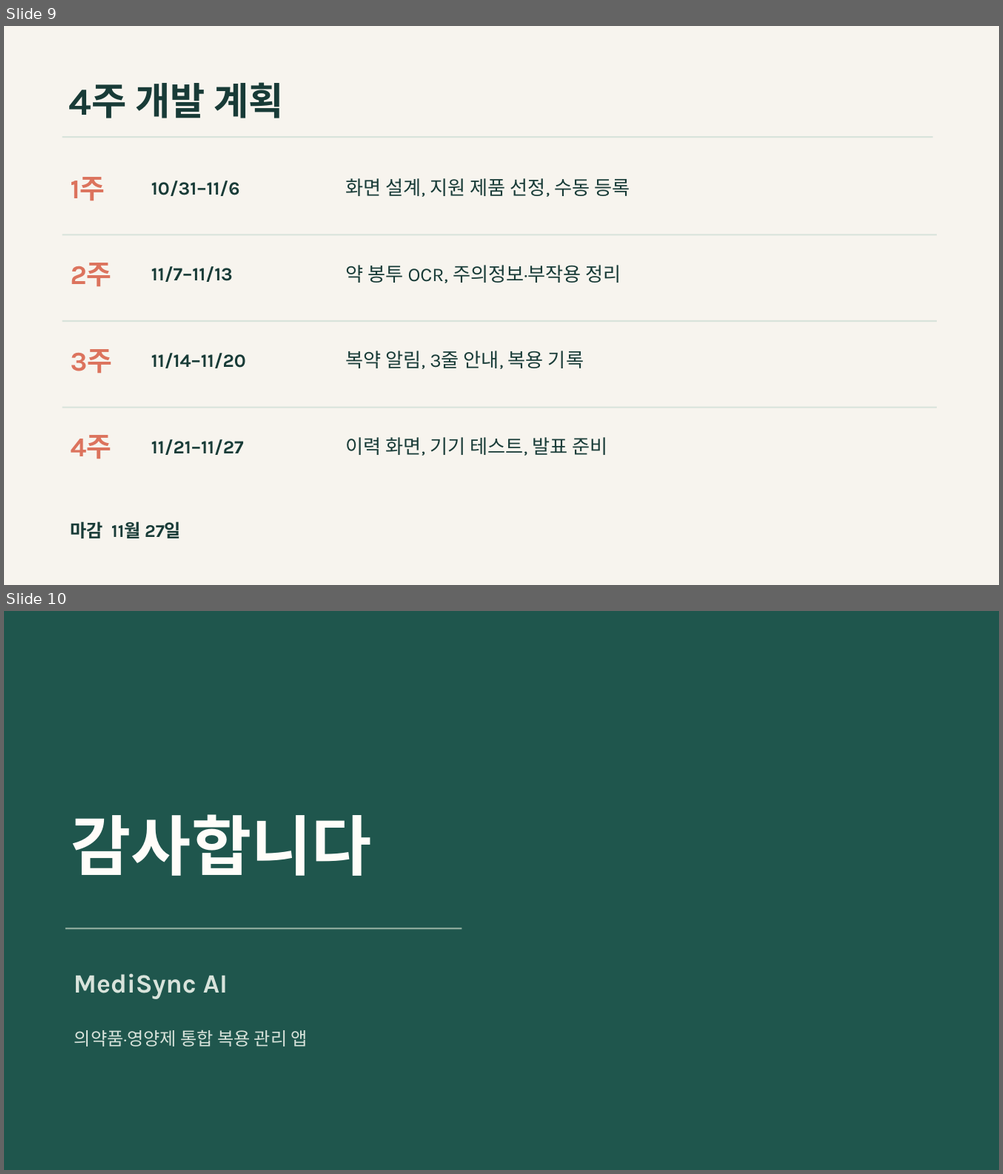
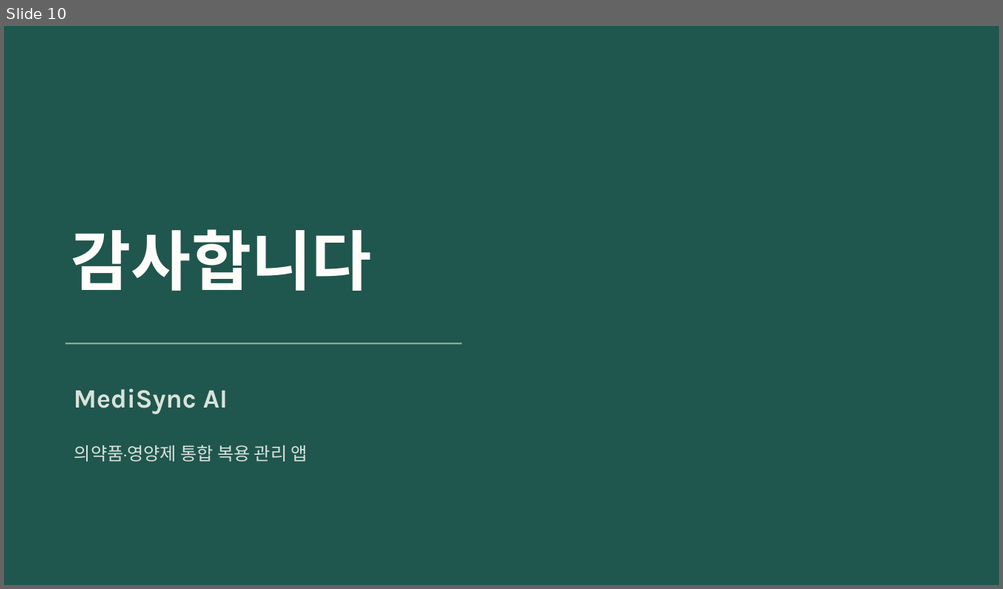
Before and after one commit to chanwoo03/TOC, a slide deck: docs/downloads/MediSync-AI.pptx. Shown one above the other, each under a label of ours: slides 9 and 10 before the commit, slide 10 after it. The pictures are 1003x1174 and 1003x589 pixels, drawn with LibreOffice and Linux fonts; fonts in the diff are those of the drawing. Boxes give left, top, right and bottom in pixels: in the first picture for what was removed or moved away, otherwise in the second. Text is boxed around its words. In the diff, an @@ line names an element or a change of style, - is before the commit and + after.

```diff
--- a/docs/downloads/MediSync-AI.pptx
+++ b/docs/downloads/MediSync-AI.pptx
@@ slide 9 removed at (x1=4, y1=26, x2=999, y2=585), background #F7F4EE @@
@@ text removed at (x1=69, y1=82, x2=284, y2=118) @@
-4주 개발 계획
@@ rectangle removed at (x1=62, y1=136, x2=933, y2=138) @@
@@ text removed at (x1=71, y1=177, x2=105, y2=201) @@
-1주
@@ text removed at (x1=151, y1=181, x2=240, y2=196) @@
-10/31–11/6
@@ text removed at (x1=345, y1=178, x2=630, y2=197) @@
-화면 설계, 지원 제품 선정, 수동 등록
@@ rectangle removed at (x1=62, y1=234, x2=936, y2=235) @@
@@ text removed at (x1=71, y1=263, x2=112, y2=286) @@
-2주
@@ text removed at (x1=151, y1=266, x2=233, y2=282) @@
-11/7–11/13
@@ text removed at (x1=345, y1=265, x2=621, y2=284) @@
-약 봉투 OCR, 주의정보·부작용 정리
@@ rectangle removed at (x1=62, y1=321, x2=936, y2=322) @@
@@ text removed at (x1=71, y1=349, x2=113, y2=373) @@
-3주
@@ text removed at (x1=151, y1=353, x2=246, y2=369) @@
-11/14–11/20
@@ text removed at (x1=345, y1=351, x2=583, y2=369) @@
-복약 알림, 3줄 안내, 복용 기록
@@ rectangle removed at (x1=62, y1=406, x2=936, y2=408) @@
@@ text removed at (x1=71, y1=435, x2=112, y2=459) @@
-4주
@@ text removed at (x1=151, y1=440, x2=244, y2=455) @@
-11/21–11/27
@@ text removed at (x1=345, y1=437, x2=608, y2=456) @@
-이력 화면, 기기 테스트, 발표 준비
@@ text removed at (x1=71, y1=522, x2=181, y2=539) @@
-마감 11월 27일
```
Also in this commit, not shown: 2 slides changed, 7 slides added, 6 other slides removed, 26 other files.
